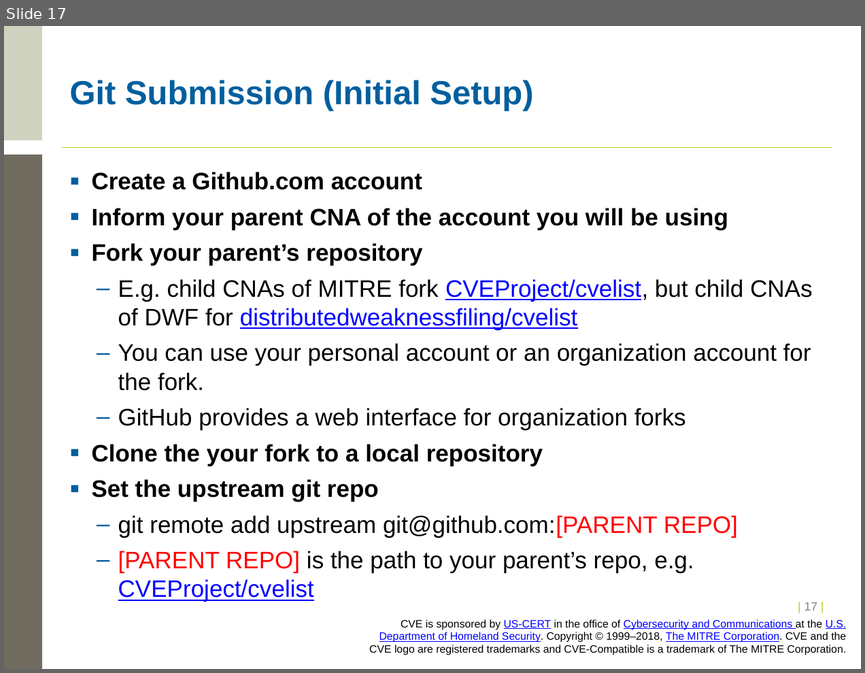
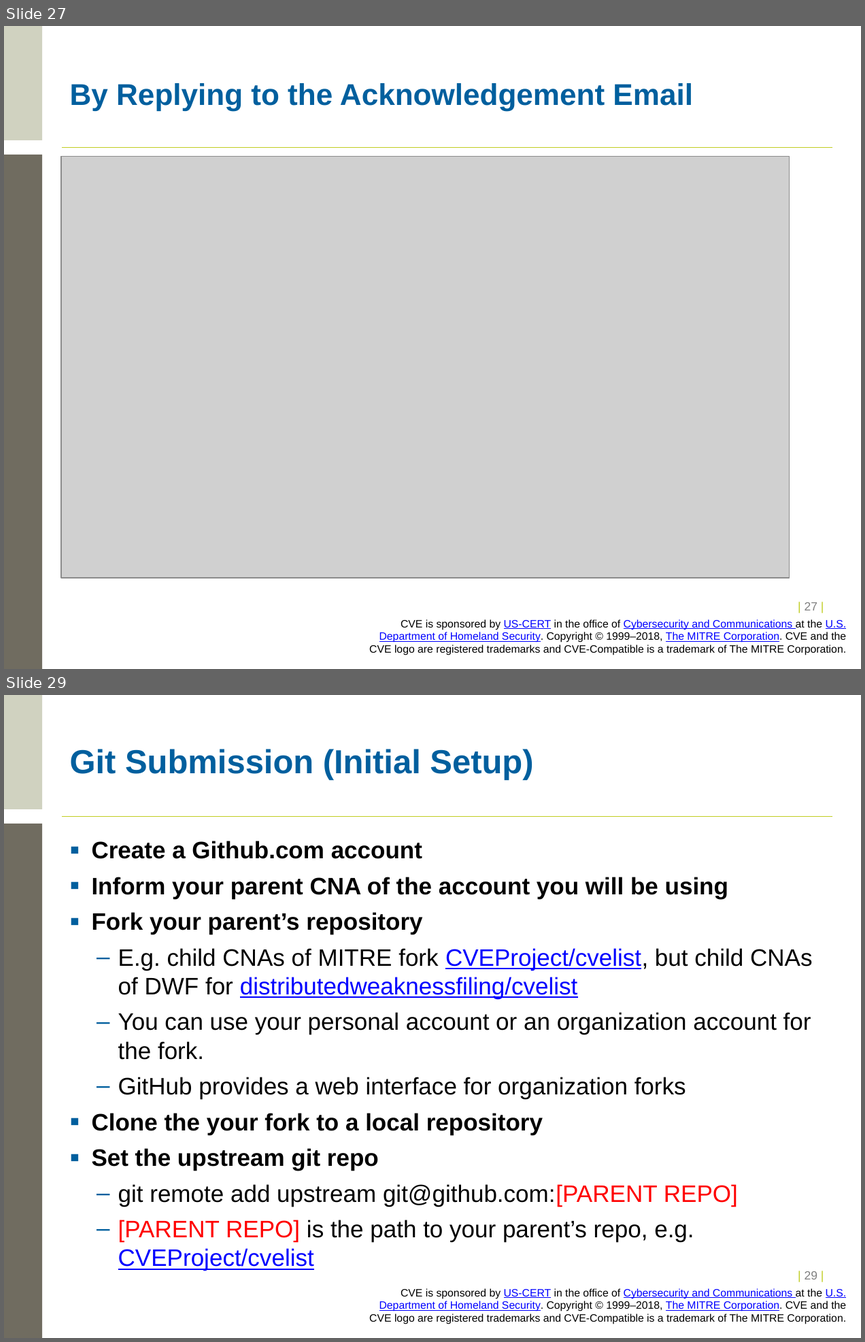
Before and after one commit to CVEProject/cveproject.github.io, a slide deck: docs/cna/Entry_Submission_Process.pptx. Shown one above the other, each under a label of ours: slide 17 before the commit, slides 27 and 29 after it; the slides between them are not shown. The pictures are 865x673 and 865x1342 pixels, drawn with LibreOffice and Linux fonts; fonts in the diff are those of the drawing; grey boxes stand for pictures; background and template pictures are left out. Boxes give left, top, right and bottom in pixels: in the first picture for what was removed or moved away, otherwise in the second. Text is boxed around its words. In the diff, an @@ line names an element or a change of style, - is before the commit and + after.

Commit message:
Adding pictures to the submission process

```diff
--- a/docs/cna/Entry_Submission_Process.pptx
+++ b/docs/cna/Entry_Submission_Process.pptx
@@ slide 27 added at (4,26,861,669), background #FFFFFF; not listed: 4 template elements that a slide beside it also shows @@
@@ title added at (70,83,693,111), 25.2 pt, text #005F9E, bold @@
+By Replying to the Acknowledgement Email
@@ picture added at (61,157,789,577) @@
@@ page number added at (804,602,817,610), 10 pt, text #C1CD23 @@
+| 27 |
@@ what was slide 17 is now slide 29 @@
@@ page number at (804,1271,817,1279): text changed @@
-| 17 |
+| 29 |
```
Also in this commit, not shown: 1 slide changed, 22 other slides added.
